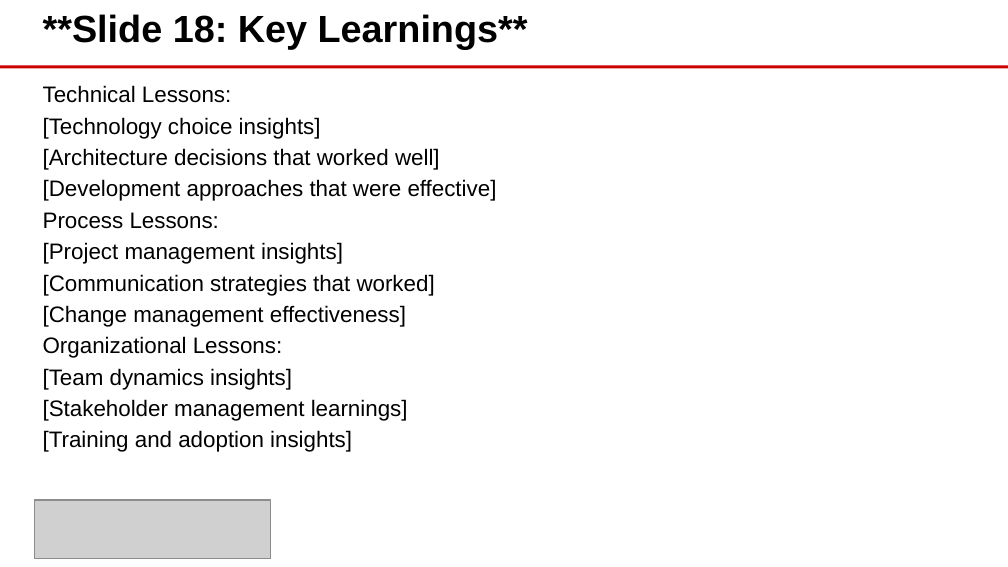
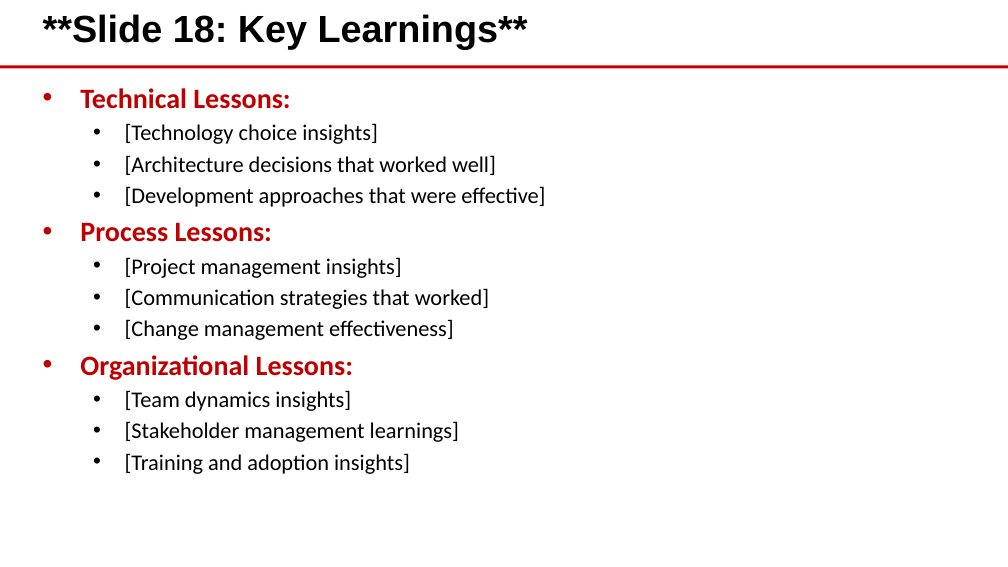
Before and after one commit to eoframework/solutions, a slide deck: slide 18 of solution-template/sample-provider/sample-category/sample-solution/delivery/closeout-presentation.pptx (slide 19 before the commit). Drawn at 1008x567 pixels with LibreOffice and Linux fonts; fonts in the diff are those of the drawing; grey boxes stand for pictures; background and template pictures are left out. Boxes give left, top, right and bottom in pixels: in the first picture for what was removed or moved away, otherwise in the second. Text is boxed around its words. In the diff, an @@ line names an element or a change of style, - is before the commit and + after.

```diff
--- a/solution-template/sample-provider/sample-category/sample-solution/delivery/closeout-presentation.pptx
+++ b/solution-template/sample-provider/sample-category/sample-solution/delivery/closeout-presentation.pptx
@@ text "Technical Lessons:" at bbox=[80, 88, 545, 474]: size 16 to 20 pt, text colour #000000 to #C00000, bold on in "Technical Lessons:", "Process Lessons:", "Organizational Lessons:"; font Arial to Calibri; bullet none to •; list level 1 to 2 in "[Technology choice insights]"; list level 1 to 2 in "[Architecture decisions that worked well]"; list level 1 to 2 in "[Development approaches that were effective]"; list level 1 to 2 in "[Project management insights]"; list level 1 to 2 in "[Communication strategies that worked]"; list level 1 to 2 in "[Change management effectiveness]"; list level 1 to 2 in "[Team dynamics insights]"; list level 1 to 2 in "[Stakeholder management learnings]"; list level 1 to 2 in "[Training and adoption insights]" @@
@@ picture removed at bbox=[34, 500, 270, 558] @@
```
Also in this commit, not shown: 32 other slides changed, 3 slides added, 4 slides removed, 16 other files.
